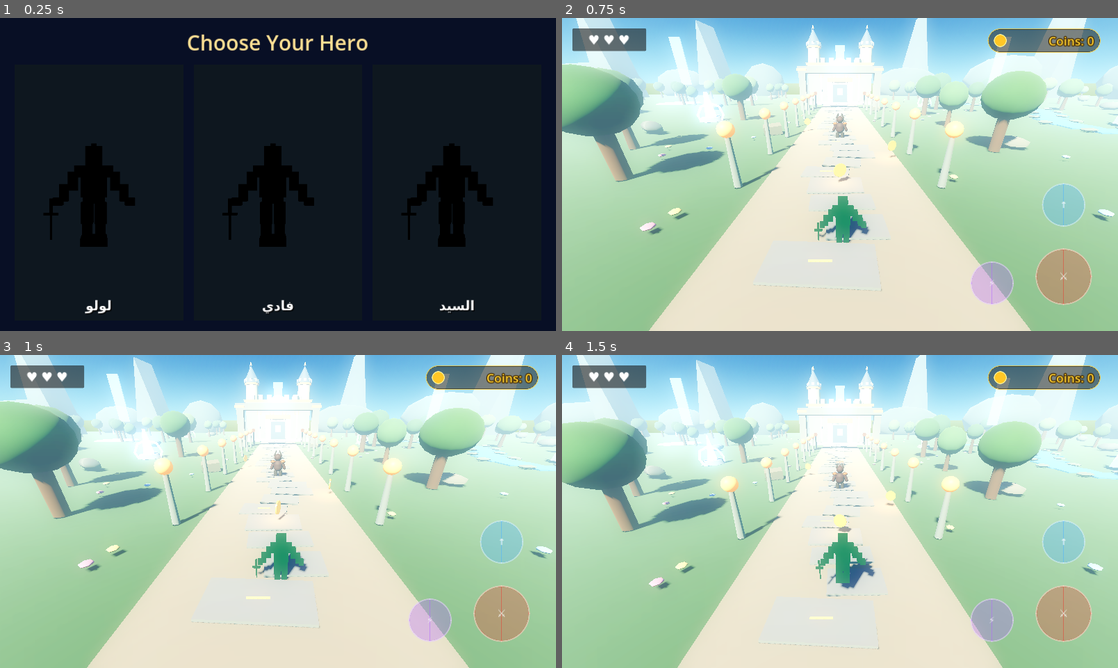
Above: before the commit, frames 1-4 (two rows, left to right).
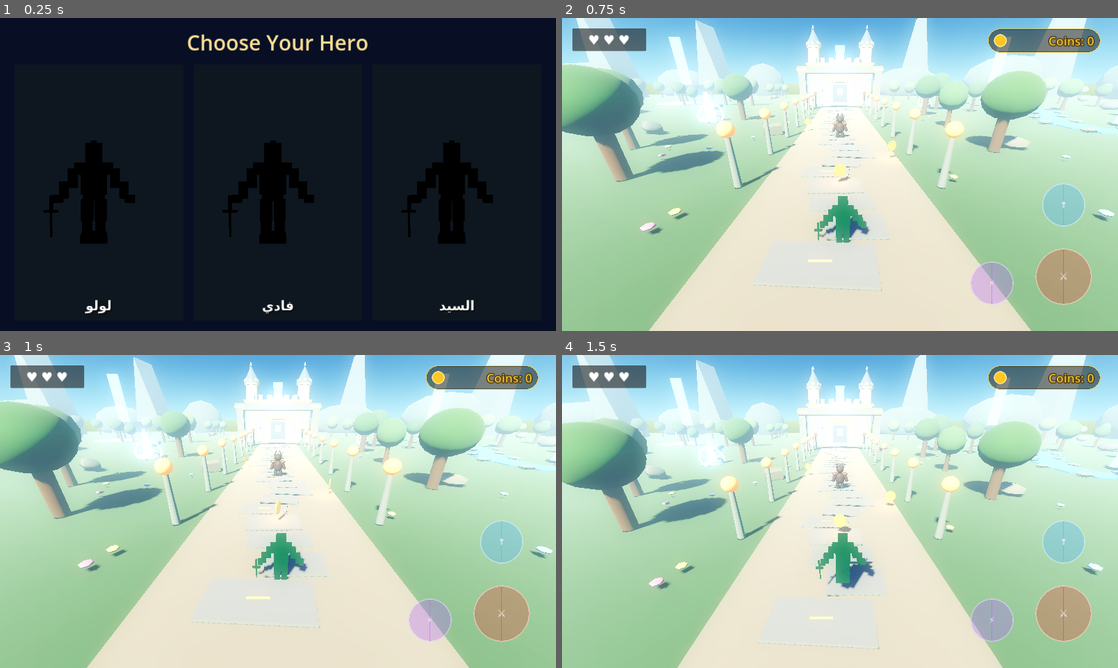
Above: after the commit, the same moments.

Repository: lolofadywaleed-hash/LostTreasureKingdom-Final
Game: Godot game, scene res://scenes/character_select.tscn
The game is run twice, just before and just after one commit, with the same random seed, the same clock (stepped at 60 frames per second) and the same inputs.
Inputs:
- Up to frame 1 (0.25 s): no input
- Up to frame 2 (0.75 s): click "لولو" at 0.5 s
- Up to frame 3 (1 s): no input
- Up to frame 4 (1.5 s): click "↑" at 1.25 s

The runs differ from the first frame. In frame 1, 1.0% of the frame differs, in the area x 7-89%, y 39-74%; in frame 2, nothing differs; in frame 3, nothing differs; in frame 4, nothing differs.

Commit message:
Add preview camera to scene before orienting it

Diff:
--- a/scripts/character_select.gd
+++ b/scripts/character_select.gd
@@ -57,9 +57,9 @@
 	viewport.add_child(stage)
 	var camera := Camera3D.new()
 	camera.position = Vector3(0, 1.32, 4.4)
-	camera.look_at(Vector3(0, 1.25, 0), Vector3.UP)
 	camera.current = true
 	stage.add_child(camera)
+	camera.look_at(Vector3(0, 1.25, 0), Vector3.UP)
 	var key_light := DirectionalLight3D.new()
 	key_light.rotation_degrees = Vector3(-32, -28, 0)
 	key_light.light_energy = 1.55
